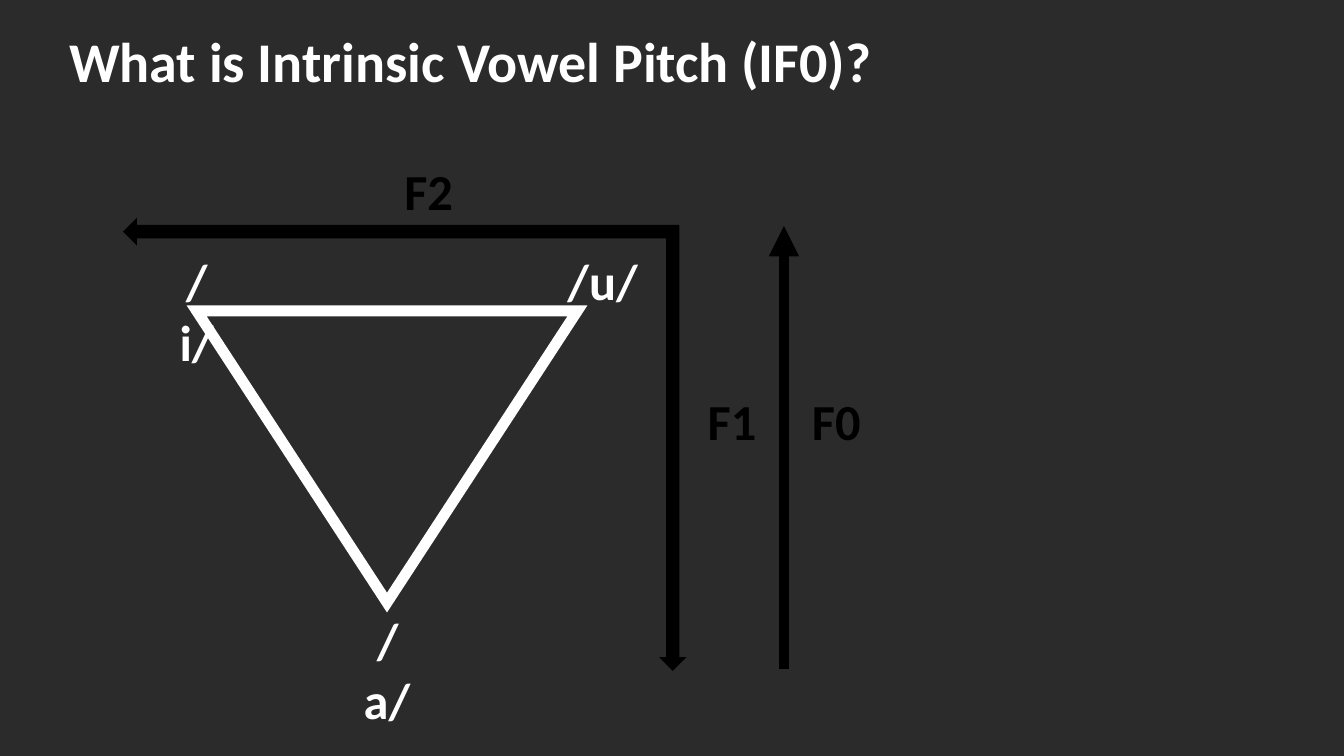
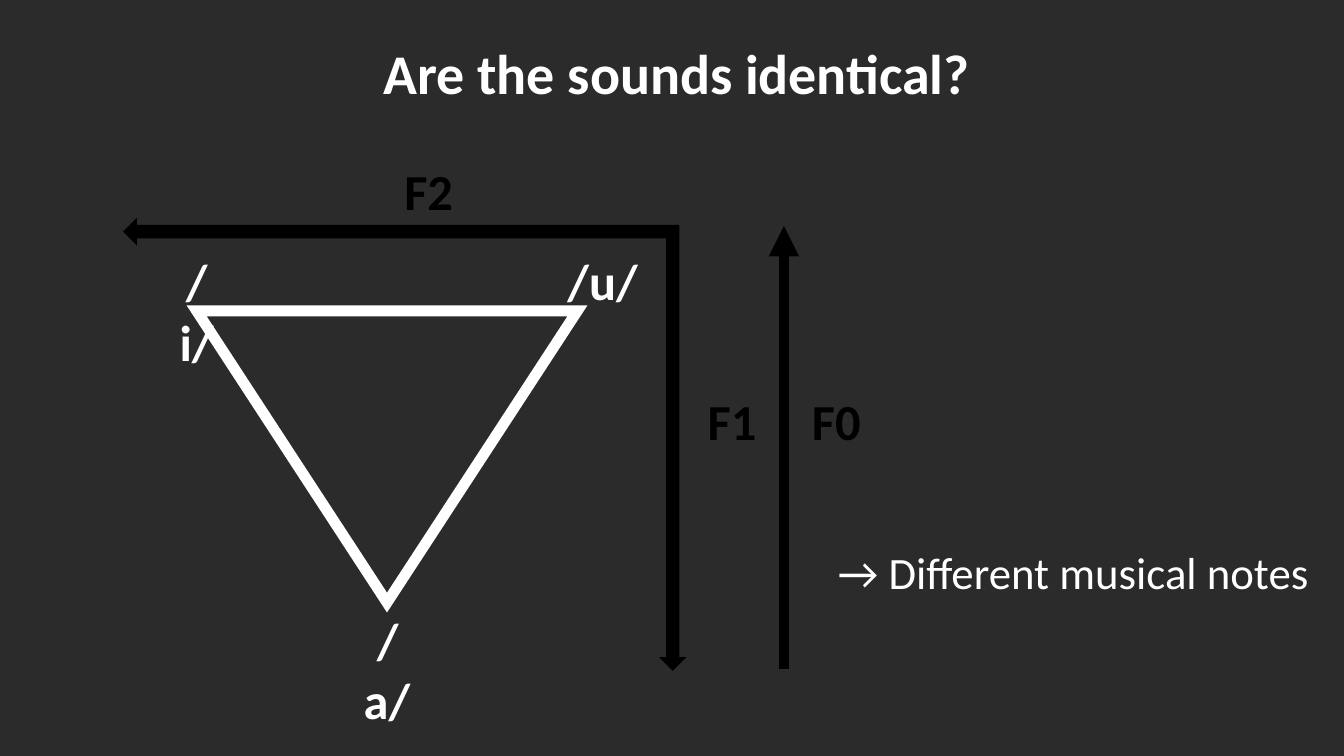
Before and after one commit to jgenette/Presentations, a slide deck: slide 8 of Seminar.pptx (slide 4 before the commit). Drawn at 1344x756 pixels with LibreOffice and Linux fonts; fonts in the diff are those of the drawing; background and template pictures are left out; a plain dark background stands for a picture behind light text. Boxes give left, top, right and bottom in pixels: in the first picture for what was removed or moved away, otherwise in the second. Text is boxed around its words. In the diff, an @@ line names an element or a change of style, - is before the commit and + after.

```diff
--- a/Seminar.pptx
+++ b/Seminar.pptx
@@ text removed at (69, 40, 871, 91) @@
-What is Intrinsic Vowel Pitch (IF0)?
@@ text added at (384, 54, 969, 95), 40 pt, text #FFFFFF, bold @@
+Are the sounds identical?
@@ text added at (889, 558, 1308, 590), 32 pt, text #FFFFFF @@
+→ Different musical notes
```
Also in this commit, not shown: 2 other slides changed, 14 slides added, 1 slide removed, 9 other files.
